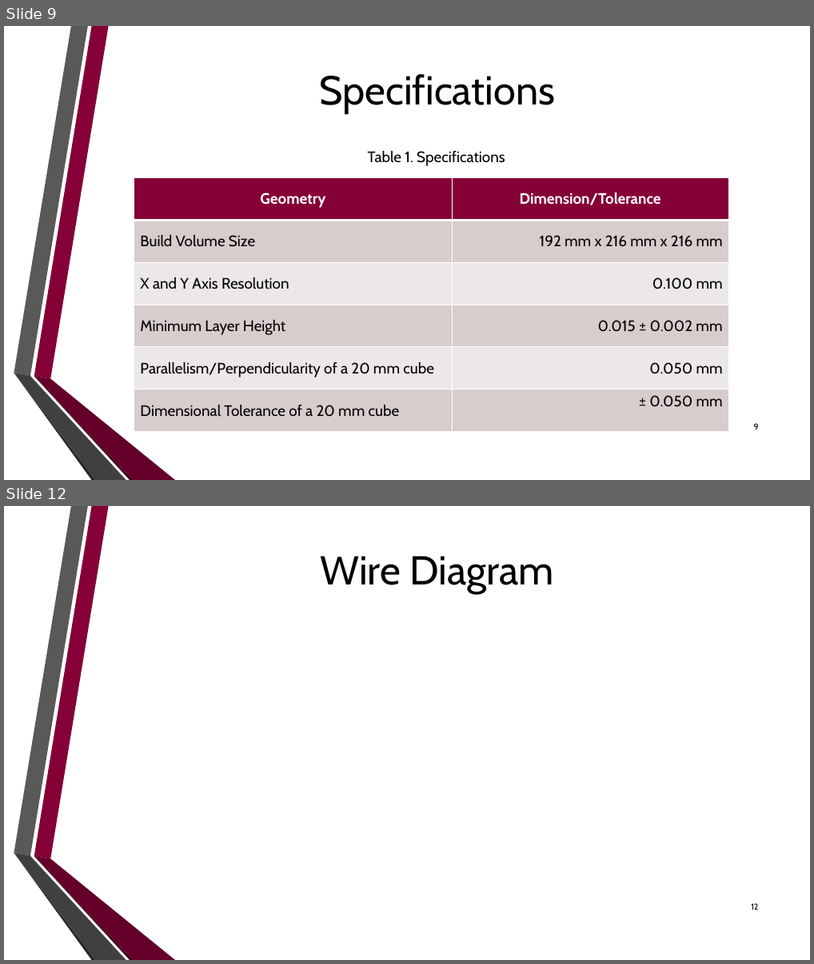
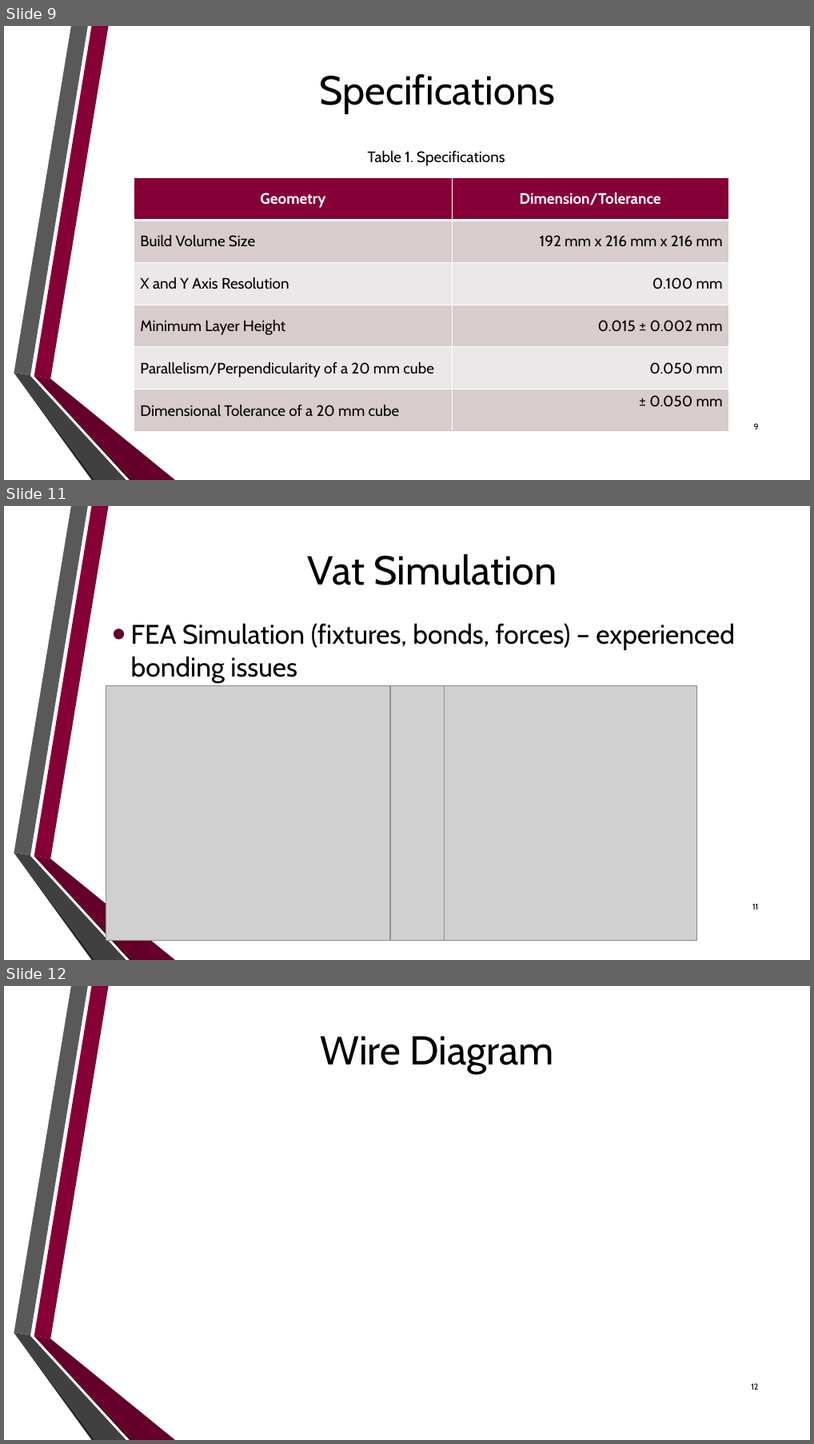
Before and after one commit to dan-olsen/SeniorDesign, a slide deck: Presentations/DesignPres/DesignPres-75.pptx. Shown one above the other, each under a label of ours: slides 9 and 12 before the commit, slides 9, 11 and 12 after it; the slides between them are not shown. The pictures are 814x964 and 814x1444 pixels, drawn with LibreOffice and Linux fonts; fonts in the diff are those of the drawing; grey boxes stand for pictures; background and template pictures are left out. Boxes give left, top, right and bottom in pixels: in the first picture for what was removed or moved away, otherwise in the second. Text is boxed around its words. In the diff, an @@ line names an element or a change of style, - is before the commit and + after.

```diff
--- a/Presentations/DesignPres/DesignPres-75.pptx
+++ b/Presentations/DesignPres/DesignPres-75.pptx
@@ slide 11 added at (4, 506, 810, 960), background picture (left out); not listed: 6 template elements that a slide beside it also shows @@
@@ title added at (308, 554, 557, 585), 48 pt, text #000000 @@
+Vat Simulation
@@ text added at (131, 623, 735, 683), 32 pt, text #000000 @@
+• FEA Simulation (fixtures, bonds, forces) – experienced bonding issues
@@ picture added at (106, 686, 390, 940) @@
@@ picture added at (390, 686, 445, 940) @@
@@ picture added at (445, 686, 698, 940) @@
@@ page number added at (753, 903, 758, 909), 10 pt, text #000000 @@
+11
```
Also in this commit, not shown: 1 other slide added, 2 slides removed.
